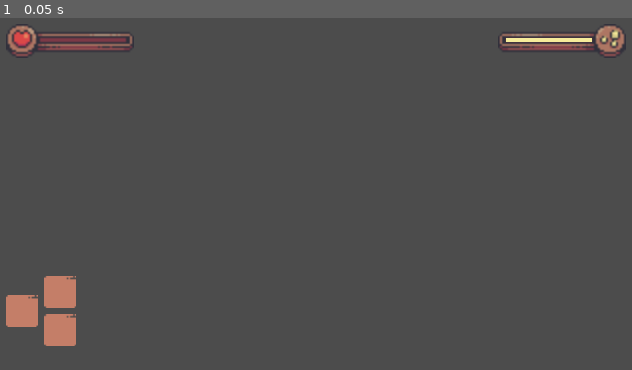
Above: before the commit, frame 1.
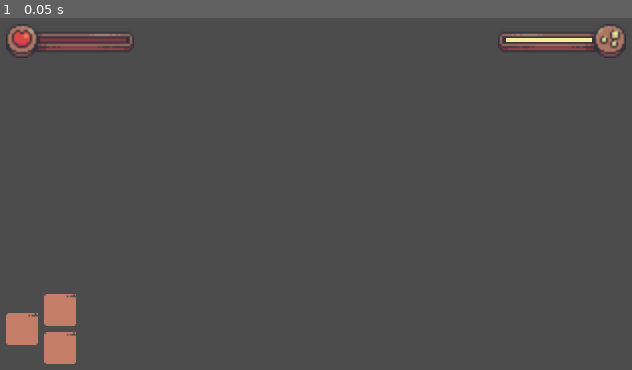
Above: after the commit, the same moment.

Repository: luana-carvalho0/projeto-godot
Game: Godot game, scene res://scenes/interface/general/hud.tscn
The game is run twice, just before and just after one commit, with the same random seed, the same clock (stepped at 60 frames per second) and the same inputs. This scene is started directly instead of the project's main scene.
Inputs:
- Up to frame 1 (0.05 s): no input

The runs differ from the first frame. In frame 1, 1.3% of the frame differs, in the area x 0-13%, y 73-99%.

Commit message:
refactor: equipmentcontainer

Diff:
--- a/scenes/interface/general/hud.tscn
+++ b/scenes/interface/general/hud.tscn
@@ -11,5 +11,7 @@
 [node name="BarContainer" parent="." instance=ExtResource( 1 )]
 
 [node name="EquipmentContainer" parent="." groups=["equipment_container"] instance=ExtResource( 4 )]
+margin_top = -40.0
+margin_bottom = 4.0
 
 [node name="InventoryConteiner" parent="." instance=ExtResource( 2 )]
